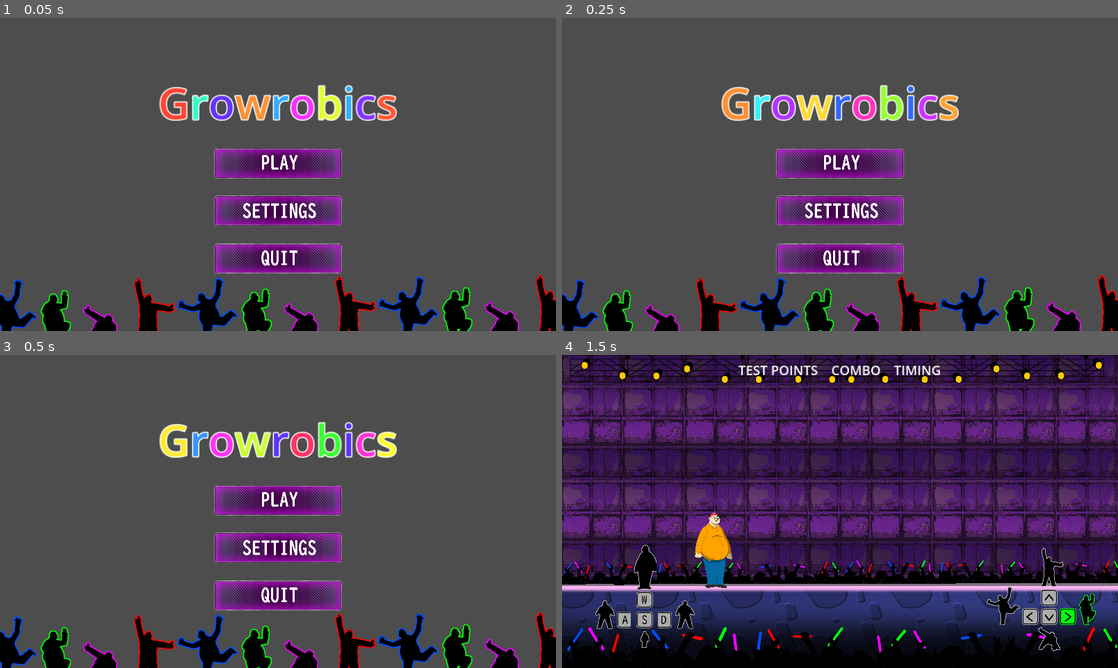
Above: before the commit, frames 1-4 (two rows, left to right).
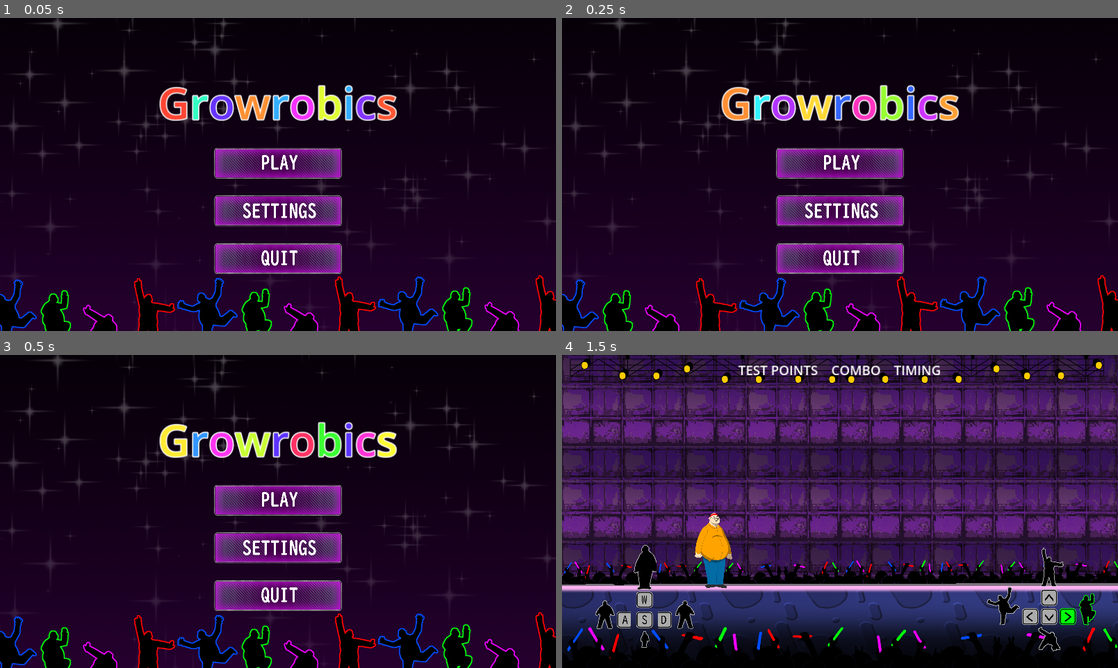
Above: after the commit, the same moments.

Repository: onegm/Scale-Game-Show
Game: Godot game, scene res://UI/main_menu/menu_screen.tscn
The game is run twice, just before and just after one commit, with the same random seed, the same clock (stepped at 60 frames per second) and the same inputs.
Inputs (mouse positions are in pixels of both pictures, inside the frame that each line leads up to):
- Up to frame 1 (0.05 s): no input
- Up to frame 2 (0.25 s): no input
- Up to frame 3 (0.5 s): no input
- Up to frame 4 (1.5 s): click (840, 498) at 0.5 s; tap Enter at 1.25 s; hold Right (pose_right) from 1.28 s (still down); tap A (look_left) at 1.35 s

The runs differ from the first frame. In frame 1, 85% of the frame differs, in the area x 0-100%, y 0-100%; in frame 2, 85%; in frame 3, 85%; in frame 4, nothing differs.

Commit message:
Main Menu Updates

Diff:
--- a/UI/main_menu/menu_screen.tscn
+++ b/UI/main_menu/menu_screen.tscn
@@ -6,6 +6,7 @@
 [ext_resource type="Texture2D" uid="uid://bqlriiilq6r1o" path="res://UI/Elements/Settings Button HUD element.png" id="3_twsxa"]
 [ext_resource type="Texture2D" uid="uid://c38xwex44fx2f" path="res://UI/Elements/Quit Button HUD element.png" id="4_uy6kd"]
 [ext_resource type="Texture2D" uid="uid://bv5isetlscwdn" path="res://UI/Elements/Arrow Keys HUD ELement - All Colours.png" id="6_03f41"]
+[ext_resource type="Texture2D" uid="uid://cwqw83gkp02wk" path="res://UI/Elements/Main Menu BG.png" id="7_f57wt"]
 
 [node name="MenuScreen" type="Control"]
 layout_mode = 3
@@ -154,6 +155,12 @@
 region_enabled = true
 region_rect = Rect2(211.555, 396.446, 134.863, 113.658)
 
+[node name="MainMenuBg" type="Sprite2D" parent="."]
+z_index = -1
+position = Vector2(647, 633)
+scale = Vector2(1.21091, 1.21091)
+texture = ExtResource("7_f57wt")
+
 [connection signal="pressed" from="MainMenu/VBoxContainer/StartBtn" to="." method="_on_start_btn_pressed"]
 [connection signal="pressed" from="MainMenu/VBoxContainer/SettingsBtn" to="." method="_on_settings_btn_pressed"]
 [connection signal="pressed" from="MainMenu/VBoxContainer/QuitBtn" to="." method="_on_quit_btn_pressed"]
Binary file added: UI/Elements/Main Menu BG.png
Not shown, added: UI/Elements/Main Menu BG.png.import
Not shown: 1 places in UI/main_menu/menu_screen.tscn that only renumber resources
